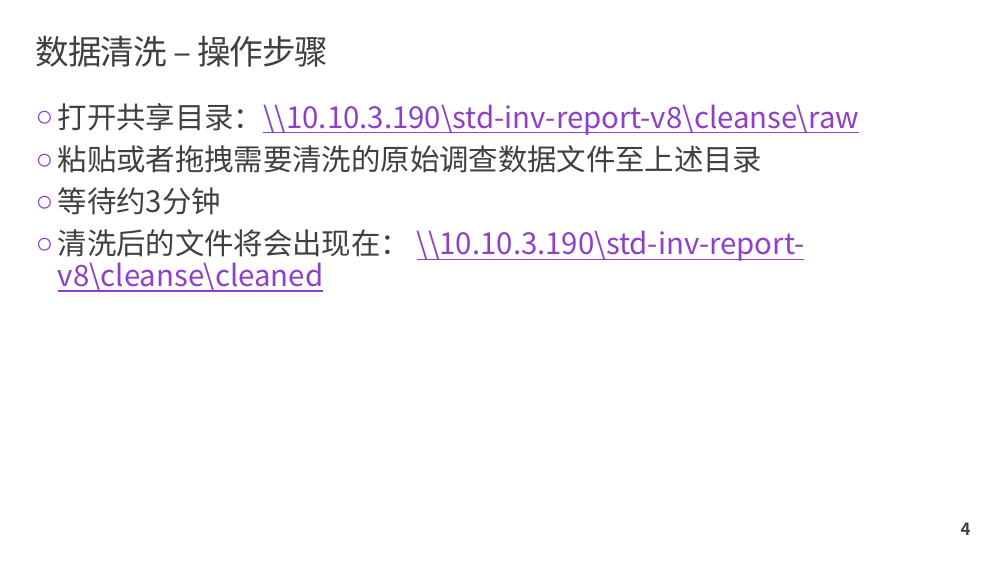
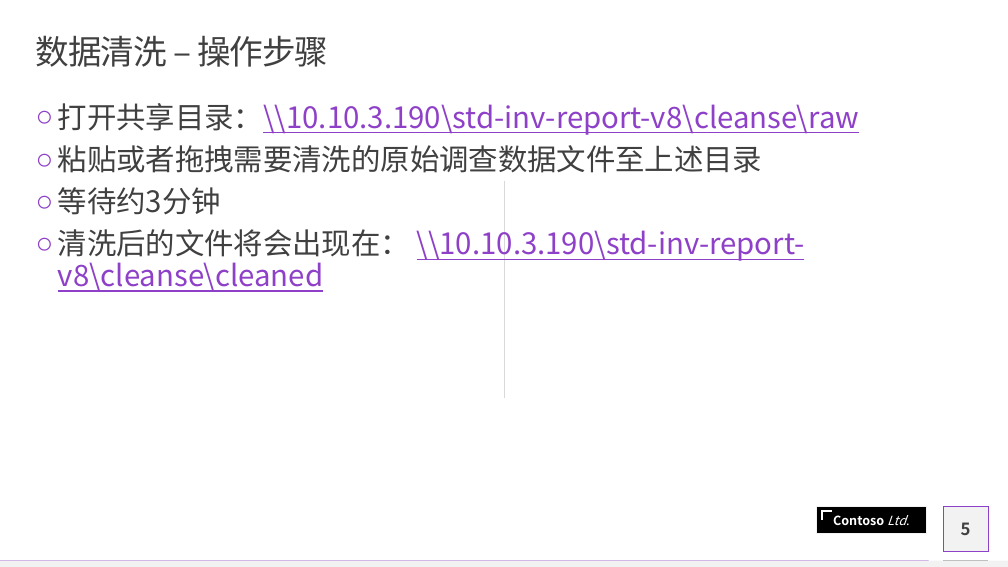
Before and after one commit to ramboma/std-inv-report-v8, a slide deck: slide 5 of spec/应用程序操作指引.pptx (slide 4 before the commit). Drawn at 1008x567 pixels with LibreOffice and Linux fonts; fonts in the diff are those of the drawing. Boxes give left, top, right and bottom in pixels: in the first picture for what was removed or moved away, otherwise in the second. Text is boxed around its words. In the diff, an @@ line names an element or a change of style, - is before the commit and + after.

```diff
--- a/spec/应用程序操作指引.pptx
+++ b/spec/应用程序操作指引.pptx
@@ line added from (504, 181) to (504, 398), #D9D9D9 0.5 pt @@
@@ rectangle added at [817,507,926,533], fill #000000, outline #F2F2F2 0.75 pt, 12 pt, text #FFFFFF, bold @@
+Contoso Ltd.
@@ rectangle added at [944,507,988,551], fill #F2F2F2, outline #8E40C8 0.25 pt @@
@@ freeform shape added at [822,511,833,520], outline #FFFFFF 2 pt @@
@@ page number at [961,522,971,535]: text changed @@
-4
+5
@@ rectangle added at [0,561,1008,567], fill #F2F2F2 @@
@@ rectangle added at [0,561,929,561], fill #8E40C8 @@
@@ line added from (944, 560) to (988, 560), #BFBFBF 0.5 pt @@
```
Also in this commit, not shown: 1 slide added.
